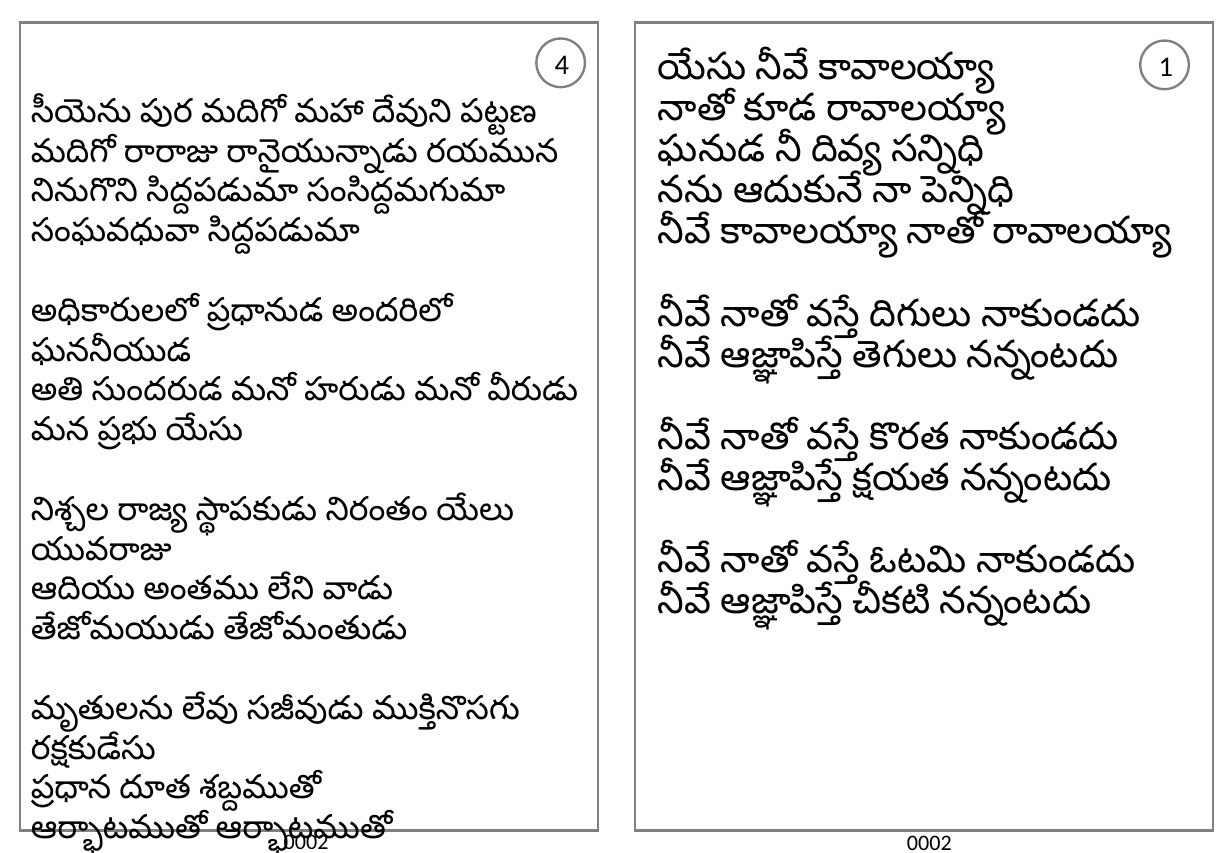
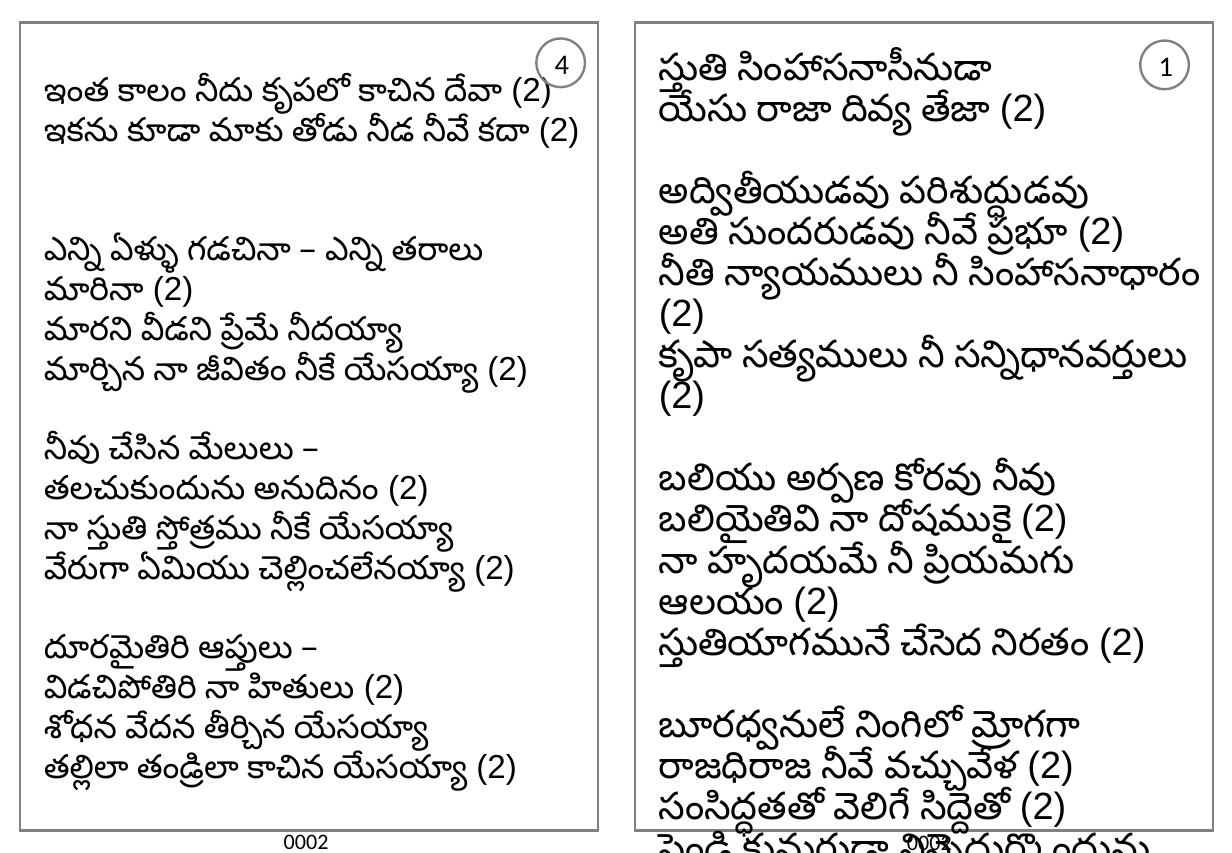
Before and after one commit to venu-webdev/songsDb, a slide deck: slide 1 of songsTemplate.pptx. Drawn at 1232x853 pixels with LibreOffice and Linux fonts; fonts in the diff are those of the drawing. Boxes give left, top, right and bottom in pixels: in the first picture for what was removed or moved away, otherwise in the second. Text is boxed around its words. In the diff, an @@ line names an element or a change of style, - is before the commit and + after.

```diff
--- a/songsTemplate.pptx
+++ b/songsTemplate.pptx
@@ text at (659,52,1201,836): text changed @@
-యేసు నీవే కావాలయ్యా
-నాతో కూడ రావాలయ్యా
-ఘనుడ నీ దివ్య సన్నిధి
-నను ఆదుకునే నా పెన్నిధి
-నీవే కావాలయ్యా నాతో రావాలయ్యా
-నీవే నాతో వస్తే దిగులు నాకుండదు
-నీవే ఆజ్ఞాపిస్తే తెగులు నన్నంటదు
-నీవే నాతో వస్తే కొరత నాకుండదు
-నీవే ఆజ్ఞాపిస్తే క్షయత నన్నంటదు
-నీవే నాతో వస్తే ఓటమి నాకుండదు
-నీవే ఆజ్ఞాపిస్తే చీకటి నన్నంటదు
+స్తుతి సింహాసనాసీనుడా
+యేసు రాజా దివ్య తేజా (2)
+అద్వితీయుడవు పరిశుద్ధుడవు
+అతి సుందరుడవు నీవే ప్రభూ (2)
+నీతి న్యాయములు నీ సింహాసనాధారం (2)
+కృపా సత్యములు నీ సన్నిధానవర్తులు (2)
+బలియు అర్పణ కోరవు నీవు
+బలియైతివి నా దోషముకై (2)
+నా హృదయమే నీ ప్రియమగు ఆలయం (2)
+స్తుతియాగమునే చేసెద నిరతం (2)
+బూరధ్వనులే నింగిలో మ్రోగగా
+రాజధిరాజ నీవే వచ్చువేళ (2)
+సంసిద్ధతతో వెలిగే సిద్దెతో (2)
+పెండ్లి కుమరుడా నిన్నెదుర్కొందును (2)
@@ text at (44,75,580,791): text changed @@
-సీయెను పుర మదిగో మహా దేవుని పట్టణ మదిగో రారాజు రానైయున్నాడు రయమున నినుగొని సిద్దపడుమా సంసిద్దమగుమా
-సంఘవధువా సిద్దపడుమా
-అధికారులలో ప్రధానుడ అందరిలో ఘననీయుడ
-అతి సుందరుడ మనో హరుడు మనో వీరుడు
-మన ప్రభు యేసు
-నిశ్చల రాజ్య స్థాపకుడు నిరంతం యేలు యువరాజు
-ఆదియు అంతము లేని వాడు
-తేజోమయుడు తేజోమంతుడు
-మృతులను లేవు సజీవుడు ముక్తినొసగు రక్షకుడేసు
-ప్రధాన దూత శబ్దముతో
-ఆర్భాటముతో ఆర్భాటముతో
+ఇంత కాలం నీదు కృపలో కాచిన దేవా (2)
+ఇకను కూడా మాకు తోడు నీడ నీవే కదా (2)
+ఎన్ని ఏళ్ళు గడచినా – ఎన్ని తరాలు మారినా (2)
+మారని వీడని ప్రేమే నీదయ్యా
+మార్చిన నా జీవితం నీకే యేసయ్యా (2)
+నీవు చేసిన మేలులు –
+తలచుకుందును అనుదినం (2)
+నా స్తుతి స్తోత్రము నీకే యేసయ్యా
+వేరుగా ఏమియు చెల్లించలేనయ్యా (2)
+దూరమైతిరి ఆప్తులు –
+విడచిపోతిరి నా హితులు (2)
+శోధన వేదన తీర్చిన యేసయ్యా
+తల్లిలా తండ్రిలా కాచిన యేసయ్యా (2)
```
Also in this commit, not shown: 1 other slide changed, 4 other files.
